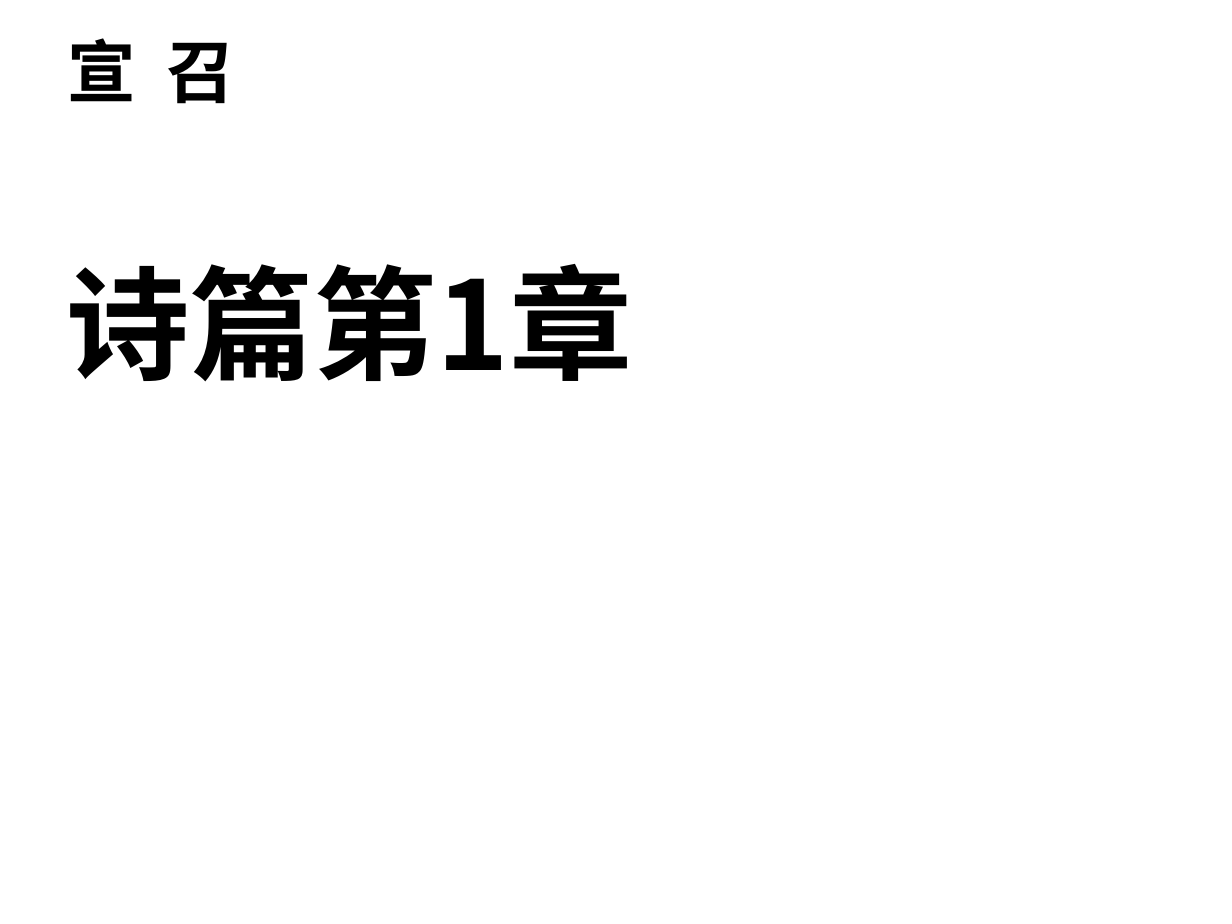
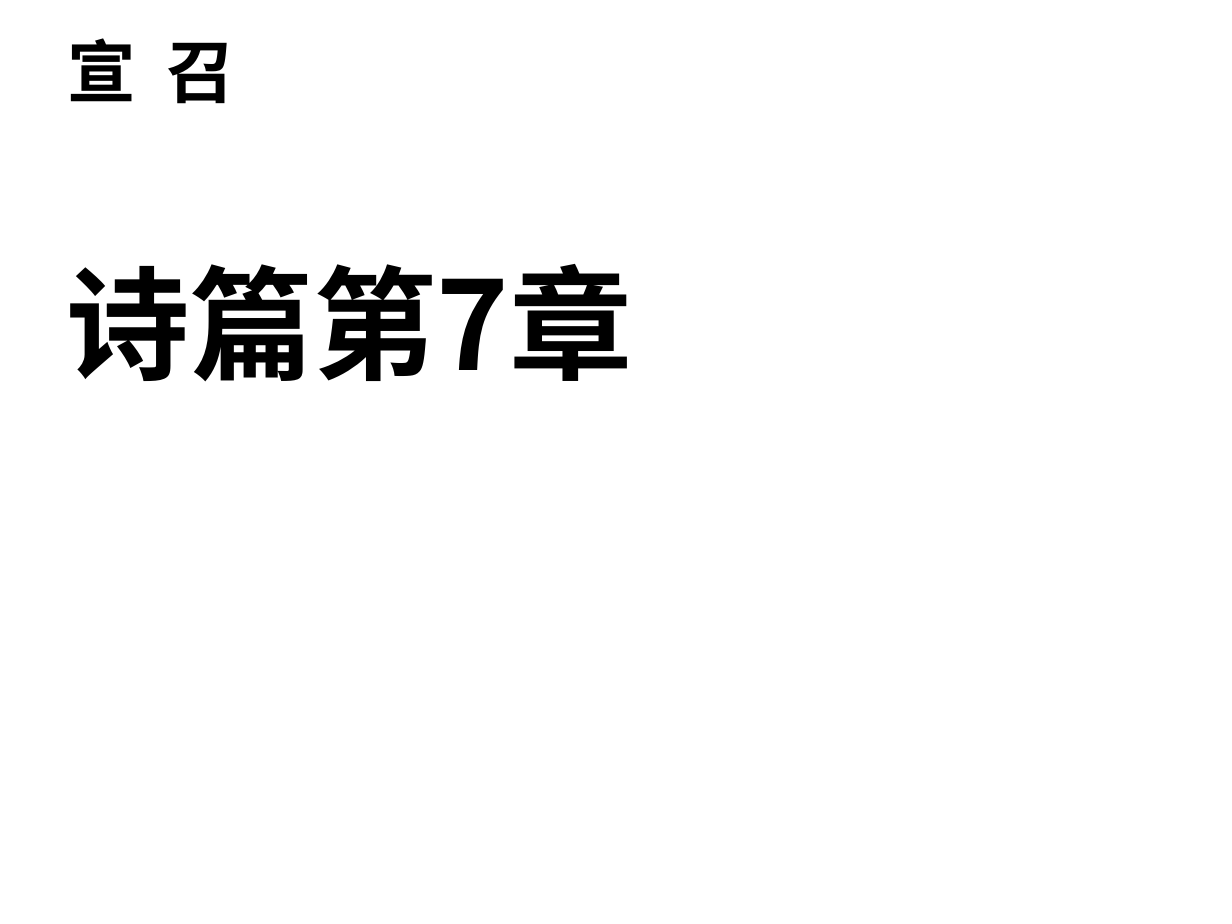
Before and after one commit to jackey-qiu/pyworship, a slide deck: slide 22 of 2023-08-16.pptx (slide 20 before the commit). Drawn at 1232x924 pixels with LibreOffice and Linux fonts; fonts in the diff are those of the drawing; background and template pictures are left out. Boxes give left, top, right and bottom in pixels: in the first picture for what was removed or moved away, otherwise in the second. Text is boxed around its words. In the diff, an @@ line names an element or a change of style, - is before the commit and + after.

```diff
--- a/2023-08-16.pptx
+++ b/2023-08-16.pptx
@@ text at [67, 264, 633, 382]: text changed @@
-诗篇第1章
+诗篇第7章
```
Also in this commit, not shown: 6 other slides changed, 11 slides added, 1 slide removed, 2 other files.
